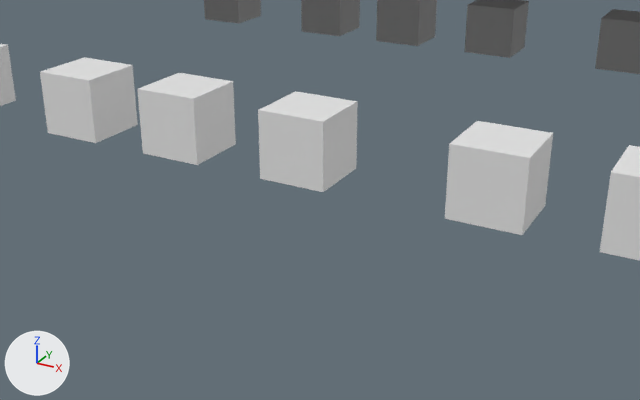
The Blender file gitsetup.blend as it was, and as the next commit left it.
Both versions are drawn from a 50 mm lens placed at (11.52, -20.3, 8.41), pointed at (3.81, -6.27, 1.39). Lighting does not change. The marker at lower left points along +X, +Y and +Z.
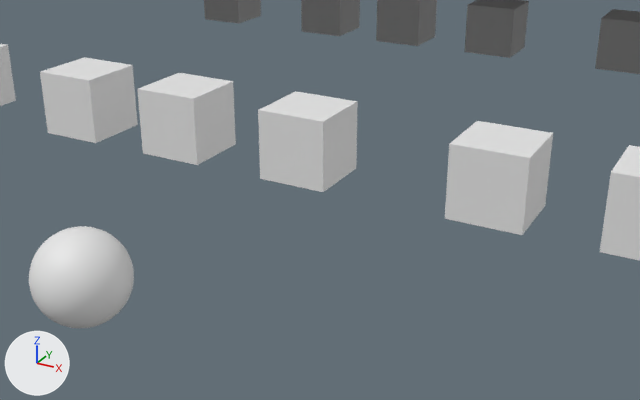
What changed in the scene script:
```text
Add me_sphere:
    me_sphere.from_pydata(...)  # a UV sphere (32 segments, 30 rings, poles along z) spanning x -1.0..1.0, y -1.0..1.0, z -1.0..1.0
    me_sphere.polygons.foreach_set('use_smooth', [True] * 960)
Add ob_sphere:
    ob_sphere = bpy.data.objects.new('Sphere', me_sphere)
    ob_sphere.location = (0.0, -9.06, 0.0)
```

Boxes [x1, y1, x2, y2] around the edits, measured in the pictures (640 x 400 px):
'Sphere', added
    after: [29, 226, 134, 328]
